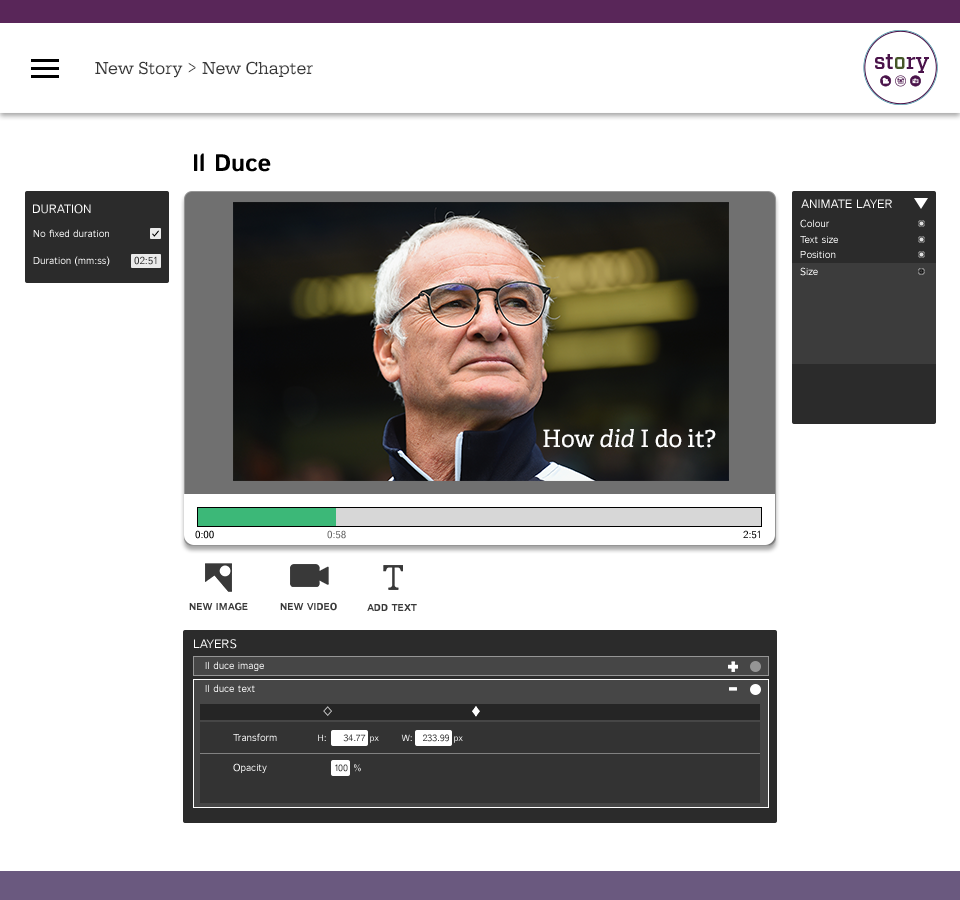
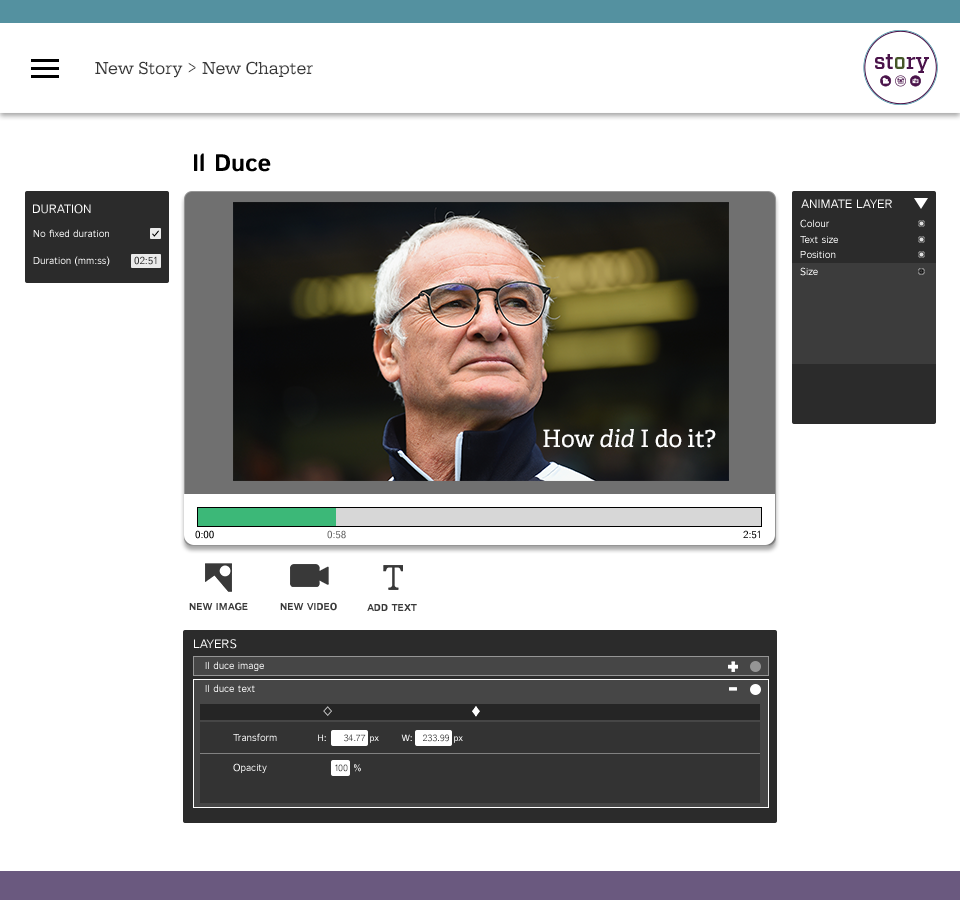
Two versions of the same layered image (960 x 900). Layer-by-layer changes:
painted on "Color Fill 1" over (0, 0, 960, 23)
painted on "34.77" over (343, 734, 349, 742)
painted on "233.99" over (427, 734, 437, 742)
painted on "W:" over (402, 736, 410, 741)
